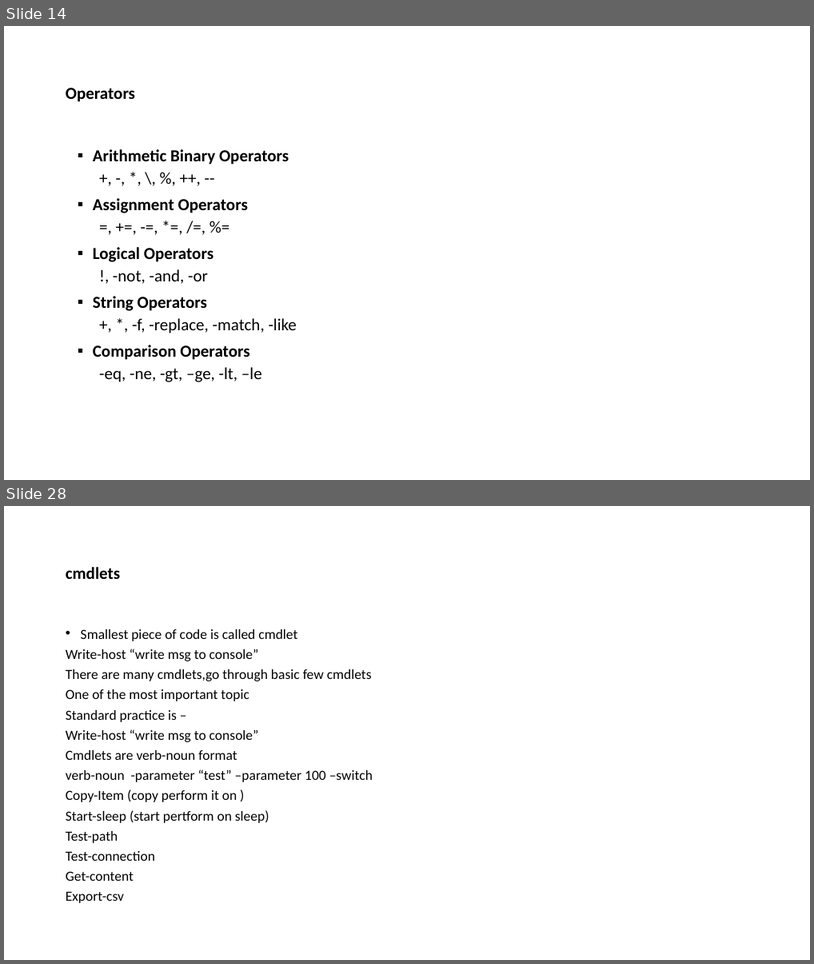
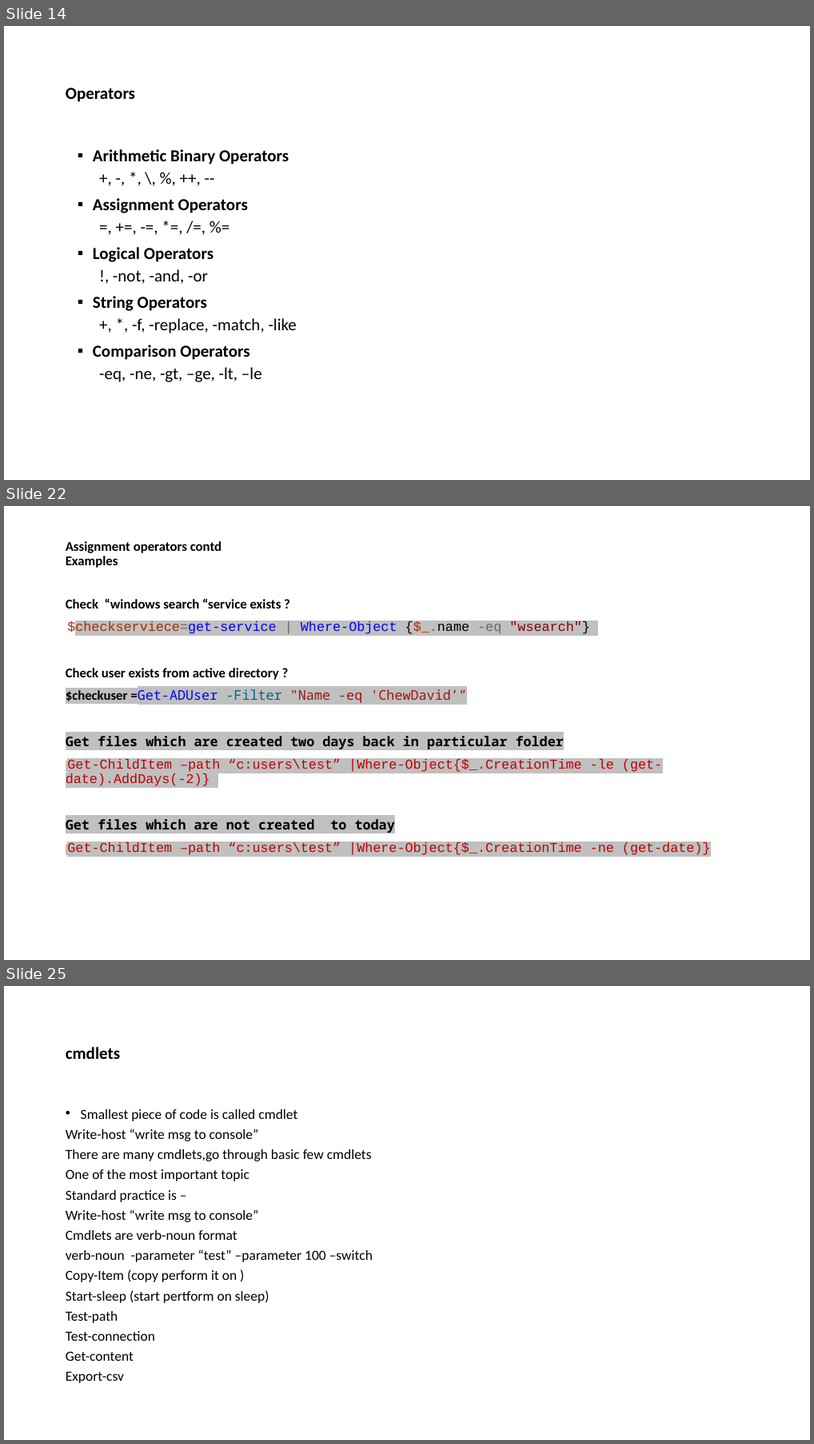
Before and after one commit to heshika/Batch1, a slide deck: Windows Powershell-basics.pptx. Shown one above the other, each under a label of ours: slides 14 and 28 before the commit, slides 14, 22 and 25 after it; the slides between them are not shown. The pictures are 814x964 and 814x1444 pixels, drawn with LibreOffice and Linux fonts; fonts in the diff are those of the drawing. Boxes give left, top, right and bottom in pixels: in the first picture for what was removed or moved away, otherwise in the second. Text is boxed around its words. In the diff, an @@ line names an element or a change of style, - is before the commit and + after.

Commit message:
day 4 class-operators

```diff
--- a/Windows Powershell-basics.pptx
+++ b/Windows Powershell-basics.pptx
@@ slide 22 added at (4,506,810,960), background #FFFFFF @@
@@ title added at (66,541,222,568), 16 pt, text #000000, bold @@
+Assignment operators contd
+Examples
@@ text added at (66,598,711,855), 16 pt, text #000000 @@
+Check “windows search “service exists ?
+$checkserviece=get-service | Where-Object {$_.name -eq "wsearch"}
+Check user exists from active directory ?
+$checkuser =Get-ADUser -Filter "Name -eq 'ChewDavid’”
+Get files which are created two days back in particular folder
+Get-ChildItem –path “c:users\test” |Where-Object{$_.CreationTime -le (get-date).AddDays(-2)}
+Get files which are not created to today
+Get-ChildItem –path “c:users\test” |Where-Object{$_.CreationTime -ne (get-date)}
@@ what was slide 28 is now slide 25 @@
```
Also in this commit, not shown: 4 slides changed, 5 other slides added, 9 slides removed.
